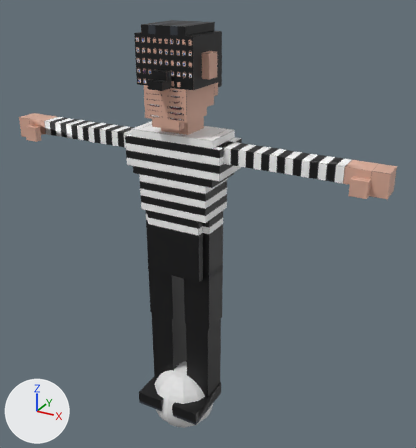
A saved change to the FBX model Assets/PEGA/Arts/3D Models/Characters/Larapios/Striped Robber/FBX/Striped Robber.fbx.
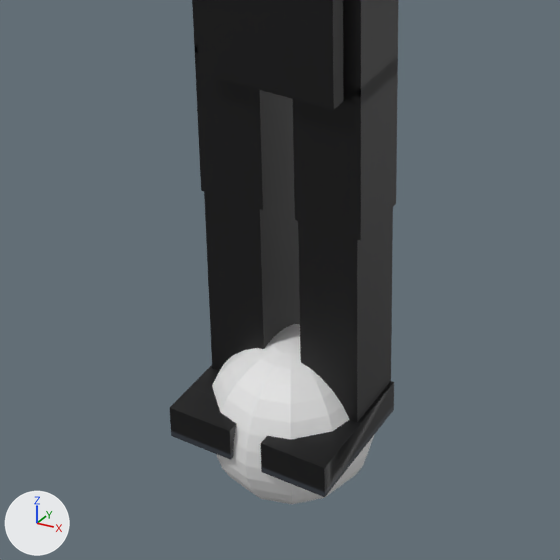
The first picture shows the older version from a camera (50 mm lens) standing at (3.81, -6.15, 6.07) and looking at (0.24, 0.34, 2.83). The close-ups show the older and then the newer version on the part from 18% to 68% of the width and 54% to 100% of the height of that picture. Only the edits that show in the close-ups are written down. Arrows for +X, +Y and +Z are at lower left; the lights stay in place. Where no turn or scale is listed for an object, it has been applied to the vertices.

Objects in the first close-up: 'Body', 'Sphere'.
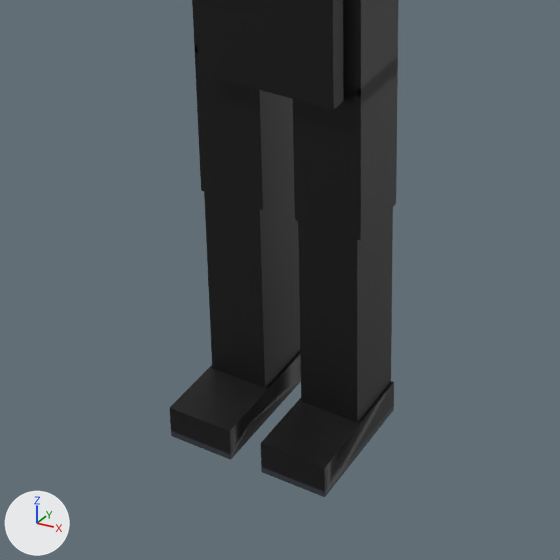
Where the newer file only moved an object's origin or applied its transform, the numbers keep the older frame.

Edits to the bpy script that builds the scene:
```text
Remove ob_sphere:
    ob_sphere = bpy.data.objects.new('Sphere', me_sphere)
    ob_sphere.location = (0.0, 0.0, 0.0)
```

Boxes (x1, y1, x2, y2) around the edits, measured in the close-ups (560 x 560 px):
'Sphere', deleted: before (212, 324, 374, 504)
